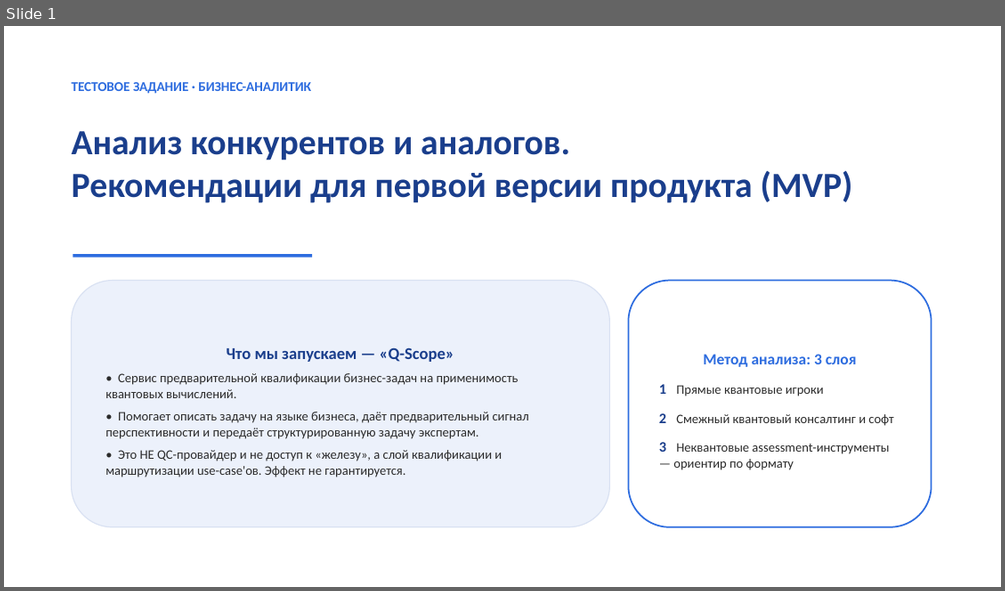
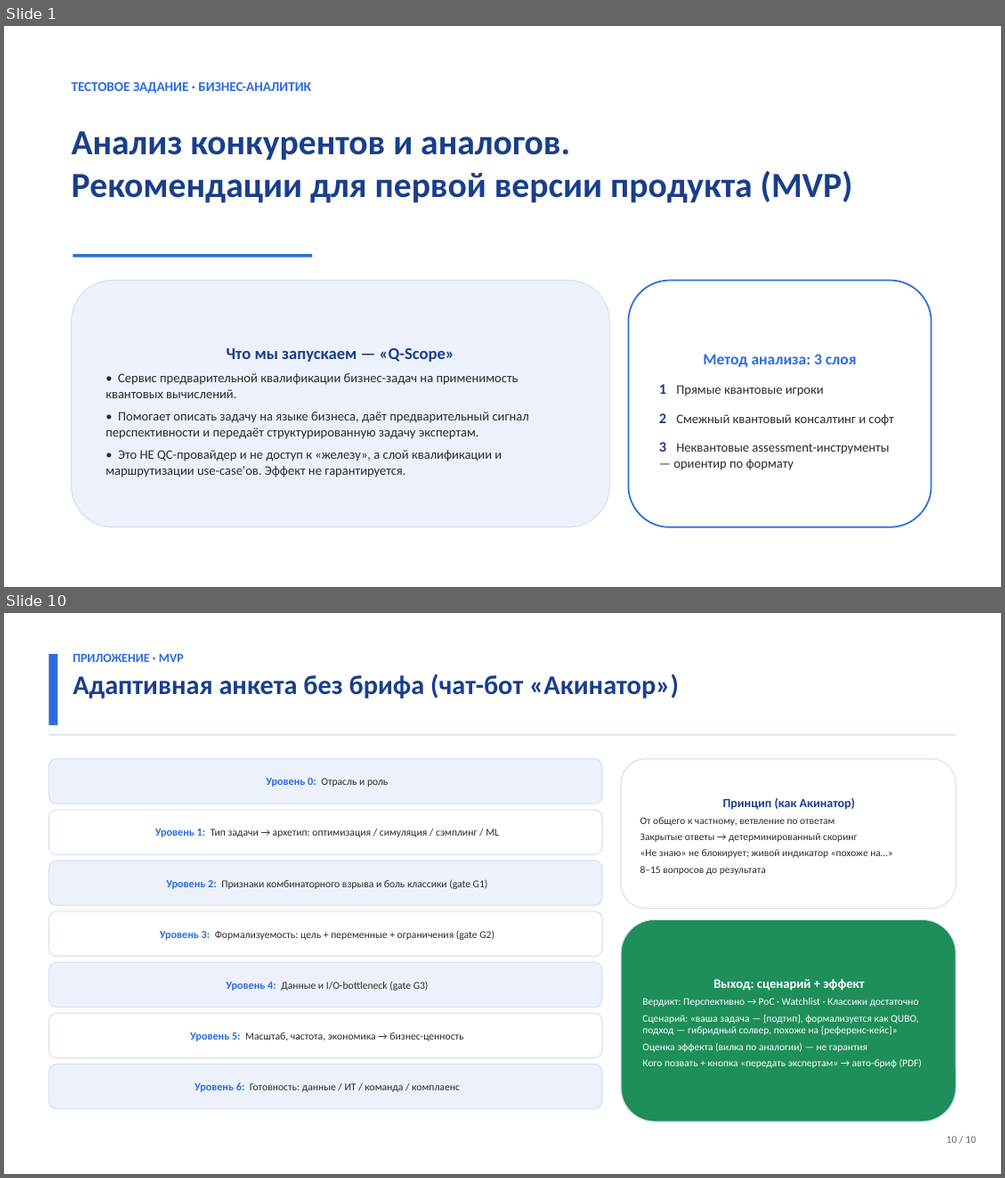
Before and after one commit to artemswede/Claude, a slide deck: quantum-service-competitor-analysis/Анализ-конкурентов-Q-Scope.pptx. Shown one above the other, each under a label of ours: slide 1 before the commit, slides 1 and 10 after it; the slides between them are not shown. The pictures are 1005x591 and 1005x1178 pixels, drawn with LibreOffice and Linux fonts; fonts in the diff are those of the drawing. Boxes give left, top, right and bottom in pixels: in the first picture for what was removed or moved away, otherwise in the second. Text is boxed around its words. In the diff, an @@ line names an element or a change of style, - is before the commit and + after.

```diff
--- a/quantum-service-competitor-analysis/Анализ-конкурентов-Q-Scope.pptx
+++ b/quantum-service-competitor-analysis/Анализ-конкурентов-Q-Scope.pptx
@@ slide 10 added at bbox=[4, 613, 1001, 1174], background #FFFFFF @@
@@ rectangle added at bbox=[48, 654, 57, 725], fill #2D6CDF @@
@@ text added at bbox=[73, 654, 679, 698], 26 pt, text #1A3E8C, bold @@
+ПРИЛОЖЕНИЕ · MVP
+Адаптивная анкета без брифа (чат-бот «Акинатор»)
@@ rectangle added at bbox=[48, 734, 956, 736], fill #D9E1F2 @@
@@ rounded rectangle added at bbox=[48, 759, 602, 803], fill #ECF1FB, outline #D9E1F2 1 pt, 10 pt, text #2B2B2B @@
+Уровень 0: Отрасль и роль
@@ rounded rectangle added at bbox=[621, 759, 956, 908], fill #FFFFFF, outline #D9E1F2 1 pt, 9.8 pt, text #2B2B2B @@
+Принцип (как Акинатор)
+От общего к частному, ветвление по ответам
+Закрытые ответы → детерминированный скоринг
+«Не знаю» не блокирует; живой индикатор «похоже на…»
+8–15 вопросов до результата
@@ rounded rectangle added at bbox=[48, 810, 602, 854], fill #FFFFFF, outline #D9E1F2 1 pt, 10 pt, text #2B2B2B @@
+Уровень 1: Тип задачи → архетип: оптимизация / симуляция / сэмплинг / ML
@@ rounded rectangle added at bbox=[48, 860, 602, 906], fill #ECF1FB, outline #D9E1F2 1 pt, 10 pt, text #2B2B2B @@
+Уровень 2: Признаки комбинаторного взрыва и боль классики (gate G1)
@@ rounded rectangle added at bbox=[48, 911, 602, 957], fill #FFFFFF, outline #D9E1F2 1 pt, 10 pt, text #2B2B2B @@
+Уровень 3: Формализуемость: цель + переменные + ограничения (gate G2)
@@ rounded rectangle added at bbox=[621, 919, 956, 1121], fill #1E8E5A, outline #D9E1F2 1 pt, 9.8 pt, text #FFFFFF @@
+Выход: сценарий + эффект
+Вердикт: Перспективно → PoC · Watchlist · Классики достаточно
+Сценарий: «ваша задача — {подтип}, формализуется как QUBO, подход — гибридный солвер, похоже на {референс-кейс}»
+Оценка эффекта (вилка по аналогии) — не гарантия
+Кого позвать + кнопка «передать экспертам» → авто-бриф (PDF)
@@ rounded rectangle added at bbox=[48, 962, 602, 1007], fill #ECF1FB, outline #D9E1F2 1 pt, 10 pt, text #2B2B2B @@
+Уровень 4: Данные и I/O-bottleneck (gate G3)
@@ rounded rectangle added at bbox=[48, 1013, 602, 1058], fill #FFFFFF, outline #D9E1F2 1 pt, 10 pt, text #2B2B2B @@
+Уровень 5: Масштаб, частота, экономика → бизнес-ценность
@@ rounded rectangle added at bbox=[48, 1064, 602, 1109], fill #ECF1FB, outline #D9E1F2 1 pt, 10 pt, text #2B2B2B @@
+Уровень 6: Готовность: данные / ИТ / команда / комплаенс
@@ text added at bbox=[947, 1135, 976, 1143], 10 pt, text #666666 @@
+10 / 10
```
Also in this commit, not shown: 4 slides changed, 4 other slides added, 2 other files.
